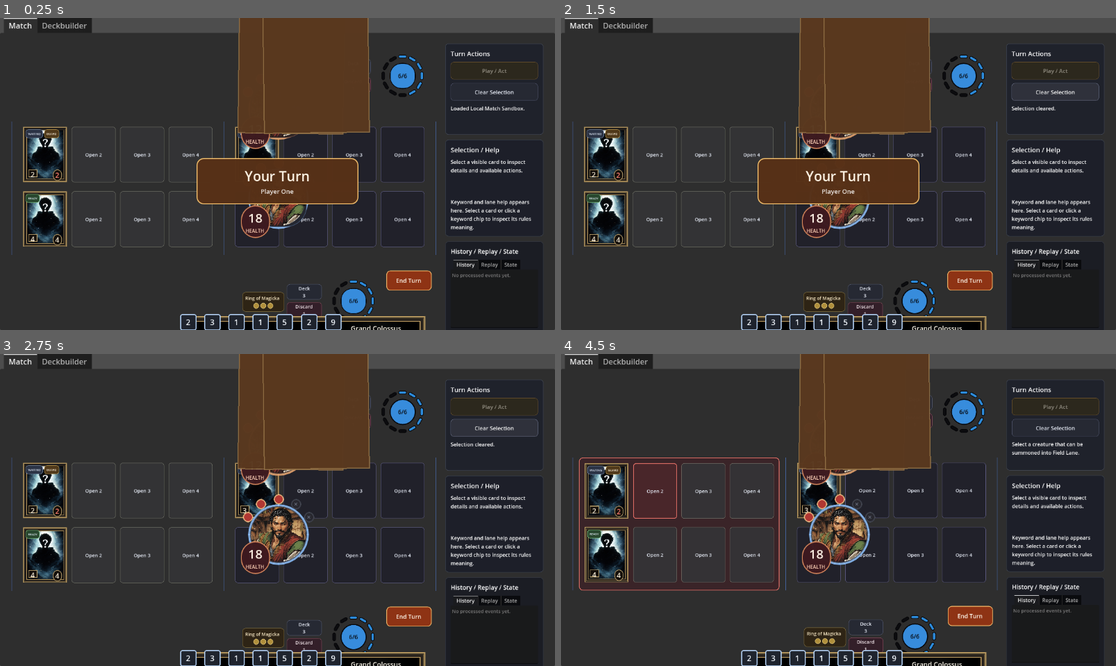
Above: before the commit, frames 1-4 (two rows, left to right).
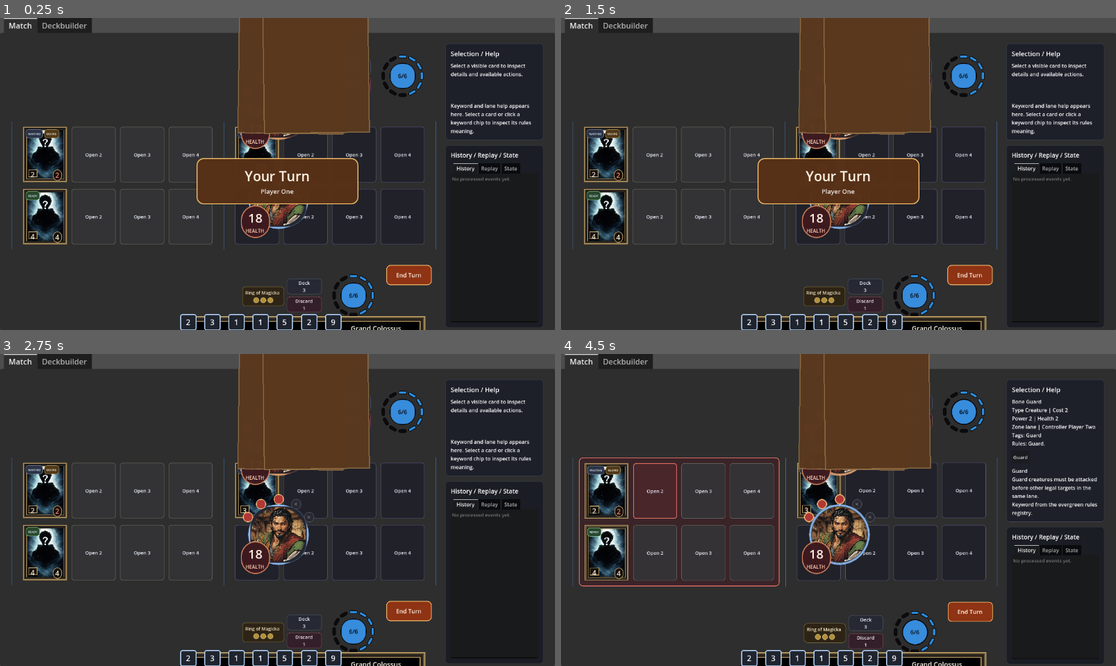
Above: after the commit, the same moments.

Repository: FlinnBurgess/elder-scrolls-legends
Game: Godot game, scene res://scenes/bootstrap/bootstrap.tscn
The game is run twice, just before and just after one commit, with the same random seed, the same clock (stepped at 60 frames per second) and the same inputs.
Inputs (mouse positions are in pixels of both pictures, inside the frame that each line leads up to):
- Up to frame 1 (0.25 s): no input
- Up to frame 2 (1.5 s): click (1054, 92) at 0.5 s, where only the run before the commit has a clickable "Clear Selection"; click "Deck 3" at 1.25 s
- Up to frame 3 (2.75 s): click "Discard 1" at 2 s
- Up to frame 4 (4.5 s): click (605, 491) at 2.75 s; click (988, 422) at 3.5 s, where only the run before the commit has a clickable "Clear Selection"; click "Open 2" at 4.25 s

The runs differ from the first frame. In frame 1, 5.2% of the frame differs, in the area x 2-98%, y 10-100%; in frame 2, 5.4%; in frame 3, 5.6%; in frame 4, 5.4%.

Commit message:
Remove Turn Actions panel — all card plays use direct board interactions
The Play/Act and Clear Selection buttons are no longer needed since all
card types (creatures, items, actions, supports, prophecy) are handled
through click-to-detach, targeting arrows, support row clicks, and the
prophecy overlay. Right-click cancels any in-progress interaction.

Co-Authored-By: Claude Opus 4.6 <noreply@anthropic.com>

Diff:
--- a/src/ui/match_screen.gd
+++ b/src/ui/match_screen.gd
@@ -64,10 +64,7 @@
 var _keyword_display_names := {}
 var _status_display_names := {}
 
-var _play_selected_button: Button
 var _end_turn_button: Button
-var _clear_button: Button
-var _status_label: Label
 var _turn_banner_panel: PanelContainer
 var _turn_banner_label: Label
 var _turn_banner_detail_label: Label
@@ -705,46 +702,6 @@
 	utility_column.size_flags_vertical = SIZE_EXPAND_FILL
 	utility_column.add_theme_constant_override("separation", 16)
 	main_row.add_child(utility_column)
-
-	_play_selected_button = Button.new()
-	_play_selected_button.text = "Play / Act"
-	_play_selected_button.custom_minimum_size = Vector2(0, 54)
-	_play_selected_button.size_flags_horizontal = SIZE_EXPAND_FILL
-	_play_selected_button.add_theme_font_size_override("font_size", 17)
-	_apply_button_style(_play_selected_button, Color(0.21, 0.19, 0.14, 0.98), Color(0.58, 0.44, 0.22, 0.94), Color(0.97, 0.94, 0.86, 1.0))
-	_play_selected_button.pressed.connect(_on_play_selected_pressed)
-
-	_clear_button = Button.new()
-	_clear_button.text = "Clear Selection"
-	_clear_button.custom_minimum_size = Vector2(0, 54)
-	_clear_button.size_flags_horizontal = SIZE_EXPAND_FILL
-	_clear_button.add_theme_font_size_override("font_size", 17)
-	_apply_button_style(_clear_button, Color(0.15, 0.16, 0.2, 0.98), Color(0.34, 0.36, 0.46, 0.94), Color(0.9, 0.92, 0.96, 1.0))
-	_clear_button.pressed.connect(_on_clear_pressed)
-
-	var actions_panel := PanelContainer.new()
-	actions_panel.name = "ActionPanel"
-	actions_panel.custom_minimum_size = Vector2(0, 188)
-	_apply_panel_style(actions_panel, Color(0.12, 0.13, 0.17, 0.96), Color(0.31, 0.34, 0.42, 0.88), 1, 10)
-	utility_column.add_child(actions_panel)
-	var actions_box := _build_panel_box(actions_panel, 12, 16)
-	var actions_title := Label.new()
-	actions_title.text = "Turn Actions"
-	actions_title.add_theme_font_size_override("font_size", 20)
-	actions_box.add_child(actions_title)
-	var primary_action_row := HBoxContainer.new()
-	primary_action_row.add_theme_constant_override("separation", 10)
-	actions_box.add_child(primary_action_row)
-	primary_action_row.add_child(_play_selected_button)
-	var utility_action_row := HBoxContainer.new()
-	utility_action_row.add_theme_constant_override("separation", 10)
-	actions_box.add_child(utility_action_row)
-	utility_action_row.add_child(_clear_button)
-	_status_label = Label.new()
-	_status_label.autowrap_mode = TextServer.AUTOWRAP_WORD_SMART
-	_status_label.add_theme_font_size_override("font_size", 16)
-	_status_label.custom_minimum_size = Vector2(0, 76)
-	actions_box.add_child(_status_label)
 
 	var inspector_panel := PanelContainer.new()
 	inspector_panel.name = "InspectorRailPanel"
@@ -1470,14 +1427,13 @@
 	_card_buttons = {}
 	_lane_slot_buttons = {}
 	_refresh_turn_presentation()
-	_status_label.text = _status_message
 	_refresh_prophecy_overlay()
 	_refresh_player_sections()
 	_refresh_lanes()
 	_refresh_inspector()
 	_apply_match_layout_scale()
 	_refresh_debug_tabs()
-	_refresh_action_buttons()
+	_refresh_end_turn_button()
 	_refresh_match_end_overlay()
 	_apply_presentation_feedback()
 	if not _detached_card_state.is_empty():
@@ -1803,25 +1759,14 @@
 		)
 
 
-func _refresh_action_buttons() -> void:
-	var selected_card := _selected_card()
+func _refresh_end_turn_button() -> void:
 	var has_pending_prophecy := MatchTiming.has_pending_prophecy(_match_state)
 	var local_turn := _is_local_player_turn()
 	var match_complete := _has_match_winner()
-	var selected_pending_prophecy := _is_pending_prophecy_card(selected_card)
-	_play_selected_button.disabled = match_complete or selected_card.is_empty() or (not local_turn and not selected_pending_prophecy)
 	_end_turn_button.disabled = match_complete or not local_turn or has_pending_prophecy
 	_refresh_end_turn_button_style(has_pending_prophecy)
 	if match_complete:
-		_play_selected_button.tooltip_text = "Match complete. Reload or switch scenarios to continue exploring the UI."
 		_end_turn_button.tooltip_text = "Match complete. No further turn actions are available."
-		return
-	if not _selected_support_row_target_player_id(selected_card).is_empty():
-		_play_selected_button.tooltip_text = "Click your support row to place the selected support, or use Play / Act as a fallback."
-	elif _selected_support_uses_card_targets(selected_card):
-		_play_selected_button.tooltip_text = "Activate the selected support directly, or click a legal target on the board if it needs one."
-	else:
-		_play_selected_button.tooltip_text = "Resolve the selected card through the existing match command wiring."
 
 
 func _build_card_button(card: Dictionary, public_view: bool, surface := "default") -> Button:
@@ -2659,10 +2604,6 @@
 
 
 
-func _on_play_selected_pressed() -> void:
-	play_or_activate_selected()
-
-
 func _on_ring_panel_input(event: InputEvent) -> void:
 	if event is InputEventMouseButton and event.pressed and event.button_index == MOUSE_BUTTON_LEFT:
 		use_ring()
@@ -2670,10 +2611,6 @@
 
 func _on_end_turn_pressed() -> void:
 	end_turn_action()
-
-
-func _on_clear_pressed() -> void:
-	clear_selection()
 
 
 func _input(event: InputEvent) -> void:
@@ -4122,11 +4059,11 @@
 				"item":
 					return "Selected %s. Click a friendly creature to equip it." % _card_name(card)
 				"support":
-					return "Selected %s. Click your support row to place it, or use Play / Act as a fallback." % _card_name(card)
+					return "Selected %s. Click your support row to place it." % _card_name(card)
 				_:
 					return "Selected %s." % _card_name(card)
 		MatchMutations.ZONE_SUPPORT:
-				return "Selected %s. Click a target to activate it, or use Play / Act if it has no target." % _card_name(card)
+				return "Selected %s. Click a target to activate it." % _card_name(card)
 		MatchMutations.ZONE_LANE:
 			return "Selected %s. Click an opposing creature or player to attack if legal." % _card_name(card)
 		_:
--- a/tests/match_ui_runner.gd
+++ b/tests/match_ui_runner.gd
@@ -79,12 +79,10 @@
 	var inspector_panel := screen.find_child("InspectorRailPanel", true, false)
 	var debug_panel := screen.find_child("DebugRailPanel", true, false)
 	var debug_tabs := screen.find_child("DebugTabs", true, false)
-	var play_button := _find_button_with_text(screen, "Play / Act")
 	var field_lane_panel := screen.find_child("field_lane_panel", true, false) as Control
 	var shadow_lane_panel := screen.find_child("shadow_lane_panel", true, false) as Control
 	var field_player_row_panel := screen.find_child("field_player_1_lane_row_panel", true, false)
 	var field_player_row := screen.find_child("field_player_1_lane_row", true, false) as HBoxContainer
-	var actions_title := _find_label_with_text(screen, "Turn Actions")
 	return (
 		_assert(match_layout != null, "Expected a named match layout root.") and
 		_assert(match_layout is MarginContainer and match_content != null, "Expected the refreshed layout to use a padded margin shell.") and
@@ -110,8 +108,6 @@
 			_assert(utility_column.custom_minimum_size.x >= 300.0, "Utility rail should remain accessible while staying secondary to the board.") and
 				_assert(battlefield.custom_minimum_size.y >= 340.0, "Battlefield panel should still reserve primary board space after the fit rebalance.") and
 			_assert(field_lane_panel != null and shadow_lane_panel != null, "Expected named Field and Shadow lane panels.") and
-		_assert(actions_title != null and actions_title.get_theme_font_size("font_size") >= 20, "Action heading should use stronger typography.") and
-		_assert(play_button != null and play_button.get_theme_font_size("font_size") >= 17, "Primary action buttons should use larger type.") and
 		_assert(field_player_row != null and field_player_row.alignment == BoxContainer.ALIGNMENT_CENTER, "Lane rows should center their slot groups instead of bunching into a corner.") and
 		_assert(field_player_row != null and field_player_row.get_theme_constant("separation") >= 14, "Lane rows should use wider slot spacing.") and
 		_assert(board_column.size.x > utility_column.size.x, "Board column should be wider than the utility column.") and
